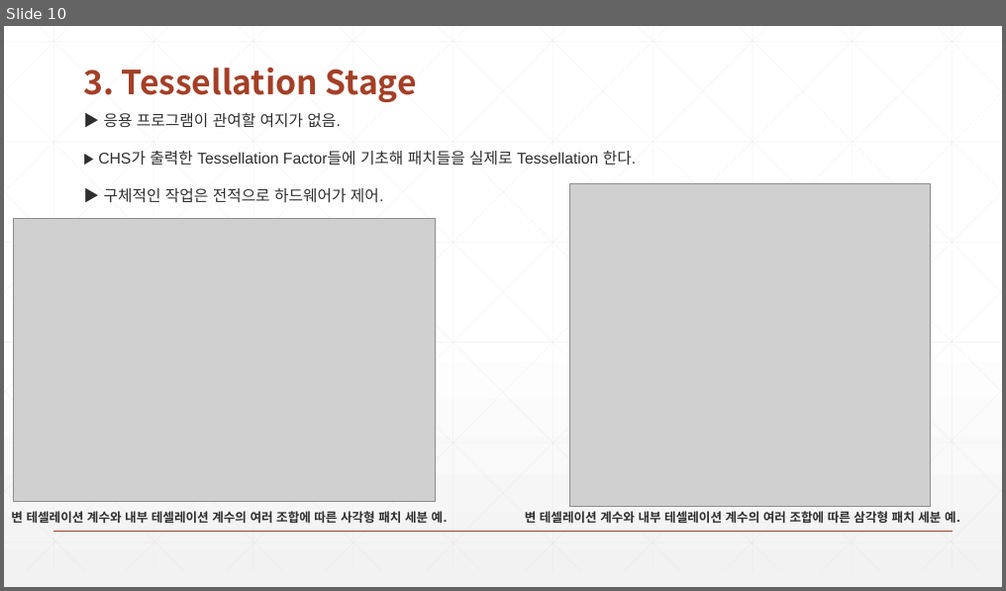
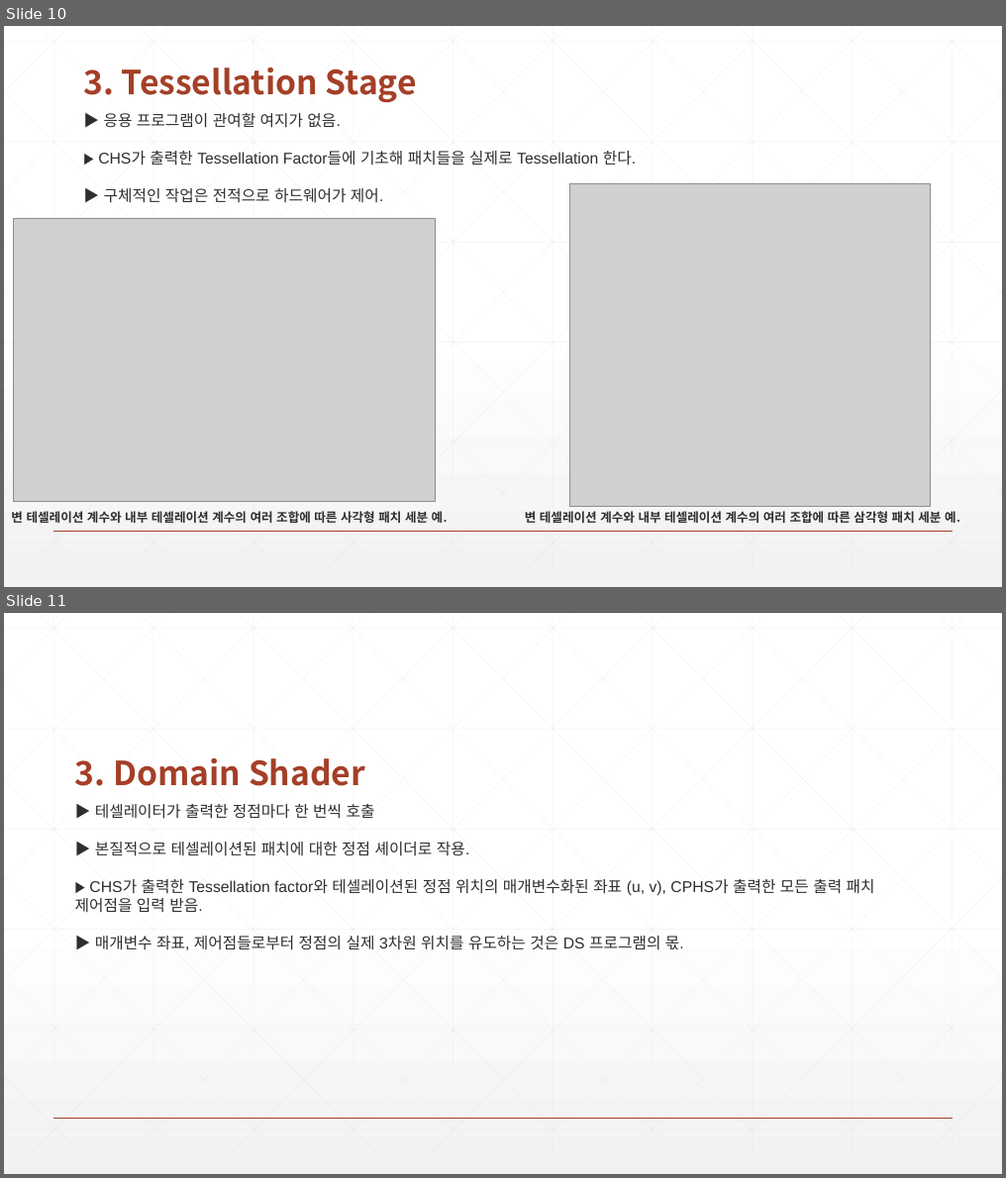
Before and after one commit to earthboom/CodingStudy, a slide deck: Common/Chapter14 Tessellation.pptx. Shown one above the other, each under a label of ours: slide 10 before the commit, slides 10 and 11 after it. The pictures are 1006x591 and 1006x1178 pixels, drawn with LibreOffice and Linux fonts; fonts in the diff are those of the drawing; grey boxes stand for pictures. Boxes give left, top, right and bottom in pixels: in the first picture for what was removed or moved away, otherwise in the second. Text is boxed around its words. In the diff, an @@ line names an element or a change of style, - is before the commit and + after.

Commit message:
00:77 Tessellation (KKH)

```diff
--- a/Common/Chapter14 Tessellation.pptx
+++ b/Common/Chapter14 Tessellation.pptx
@@ slide 11 added at (x1=4, y1=613, x2=1002, y2=1174), background gradient #FFFFFF to #F2F2F2; not listed: 47 template elements that a slide beside it also shows @@
@@ text added at (x1=75, y1=759, x2=365, y2=786), 32 pt, text #A43F27, bold @@
+3. Domain Shader
@@ text added at (x1=75, y1=804, x2=875, y2=951), 15 pt, text #2D2E2D @@
+▶ 테셀레이터가 출력한 정점마다 한 번씩 호출
+▶ 본질적으로 테셀레이션된 패치에 대한 정점 셰이더로 작용.
+▶ CHS가 출력한 Tessellation factor와 테셀레이션된 정점 위치의 매개변수화된 좌표 (u, v), CPHS가 출력한 모든 출력 패치 제어점을 입력 받음.
+▶ 매개변수 좌표, 제어점들로부터 정점의 실제 3차원 위치를 유도하는 것은 DS 프로그램의 몫.
```
Also in this commit, not shown: 1 other slide added, 17 slides removed, 7 other files.
